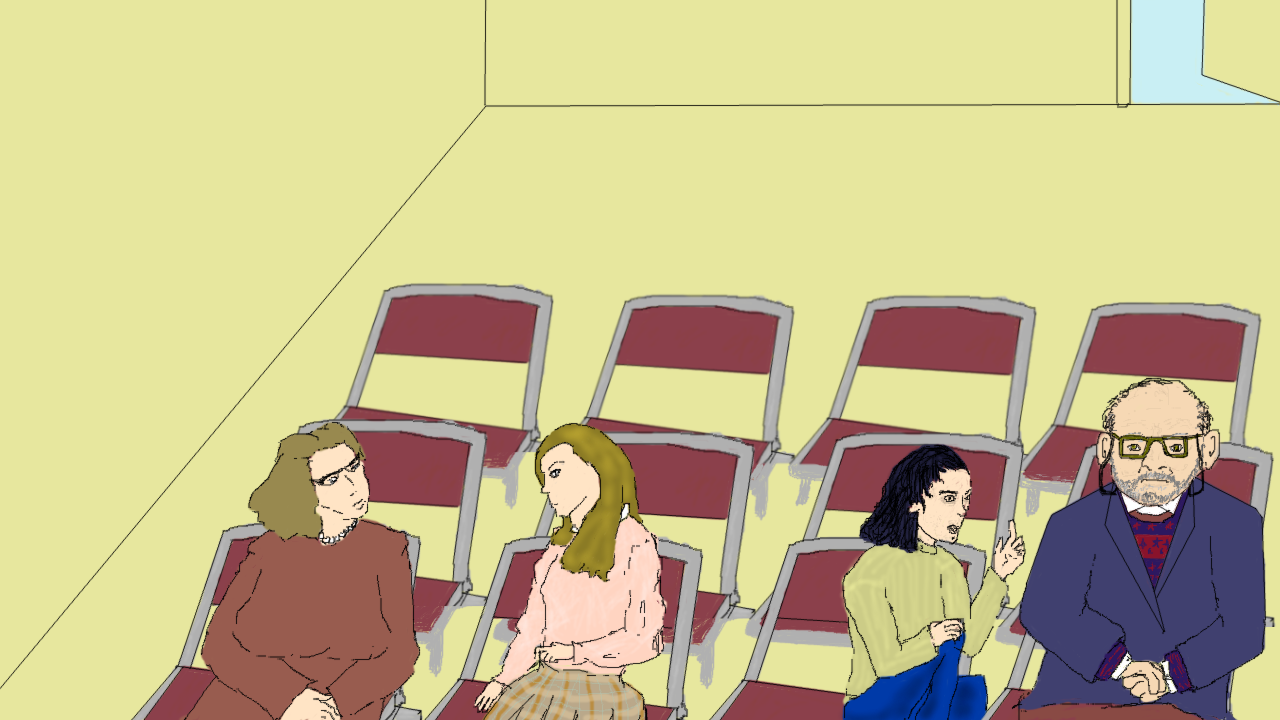
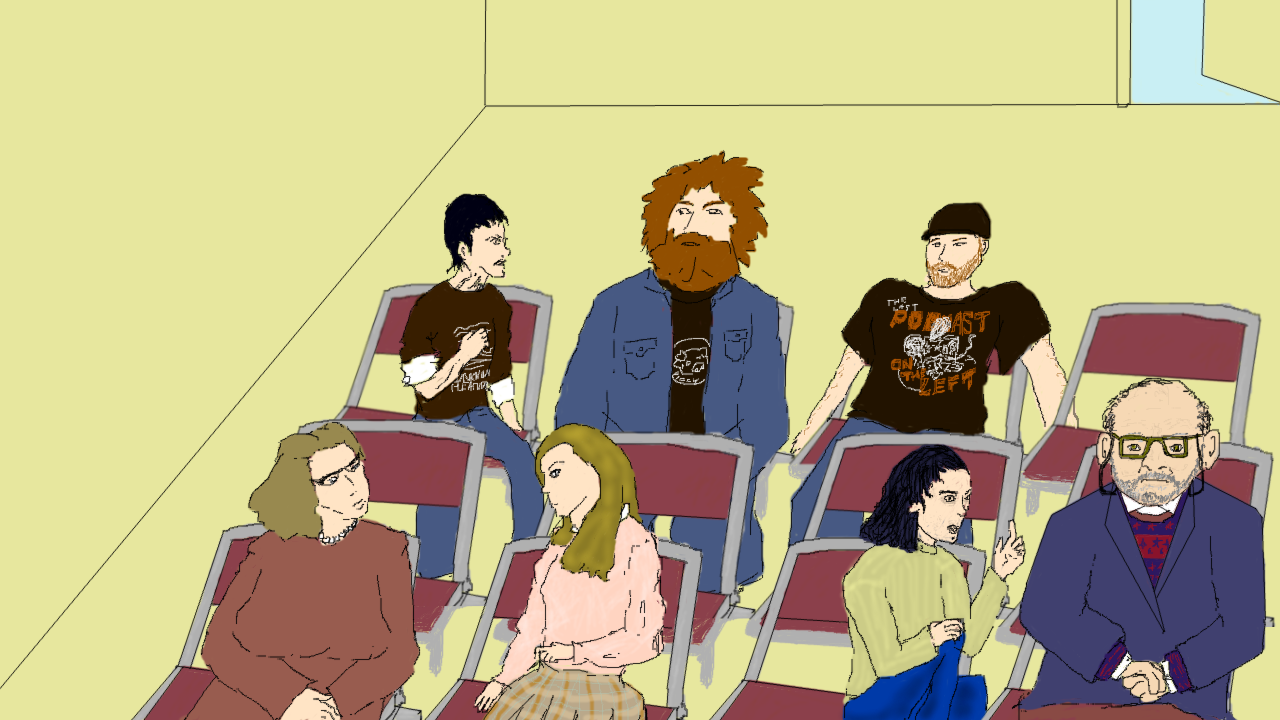
Layered file, before and after one edit (1280 × 720). Changes by layer:
added layer "lpotl lines" above "lpotl skin hair" over (398, 149, 1072, 614)
added layer "lpotl skin hair" above "Layer" over (414, 150, 1080, 503)
added layer "Layer" above "row 3 seats" over (398, 201, 1052, 595)
